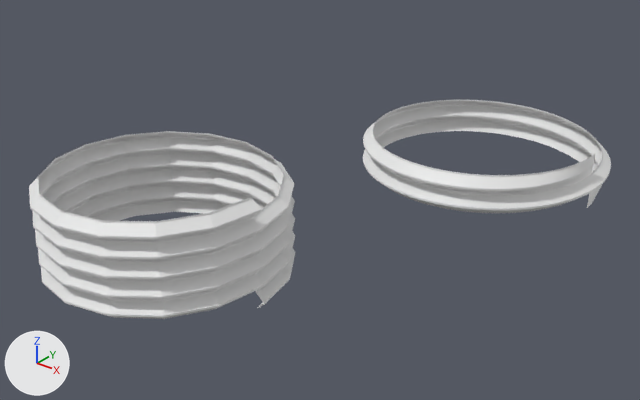
An edit to the Blender file ThreadedBox.blend, drawn before and after from the same camera.
Camera for both pictures: a camera (50 mm lens) standing at (103.1, -199.4, 99.8) and looking at (-27.8, -35.8, -1.6). Arrows for +X, +Y and +Z are at lower left; the lights stay in place.

The older version as bpy lines, for what is in view:
```python
me_threadmesh_001 = bpy.data.meshes.new('ThreadMesh.001')
me_threadmesh_001.from_pydata(...)  # 2570 vertices, 2048 faces; spans x -32.5..32.5, y -32.5..32.5, z 0.0..15.0
me_vert_010 = bpy.data.meshes.new('Vert.010')
me_vert_010.from_pydata([(30.0, 0.0, 0.0), (32.5, 0.0, 2.0), (32.5, 0.0, 2.0), (32.5, 0.0, 2.5), (30.0, 0.0, 4.5), (30.0, 0.0, 5.0)], [(0, 1), (1, 2), (2, 3), (3, 4), (4, 5)], [])
ob_thread = bpy.data.objects.new('Thread', me_threadmesh_001)
ob_thread.location = (0.0, 0.0, 0.0)
ob_vert_010 = bpy.data.objects.new('Vert.010', me_vert_010)
ob_vert_010.location = (-52.5, -67.0, -17.4)
_m = ob_vert_010.modifiers.new('Screw', 'SCREW')
_m.steps = 256
_m.iterations = 5
_m.screw_offset = 5.0
_m.use_smooth_shade = False
```
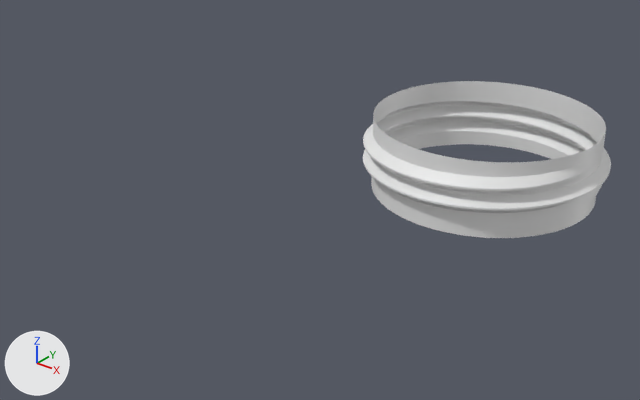
Where the change shows, as pixel boxes (x1, y1, x2, y2) in the pictures (640 x 400 px):
'Vert.010', deleted: before (29, 131, 295, 319)
'Thread', reshaped (39% taller): before (363, 100, 611, 213); after (363, 81, 611, 238)
part 1 of me_threadmesh_001, built on: before (373, 106, 602, 194); after (371, 81, 606, 238)

What changed in the scene script:
```text
Change me_threadmesh_001:
    used by ob_thread; location = (0.0, 0.0, 0.0)
    remove me_threadmesh_001.from_pydata(...)  # 2570 vertices, 2048 faces; spans x -32.5..32.5, y -32.5..32.5, z 0.0..15.0
    add me_threadmesh_001.from_pydata(...)  # 5373 vertices, 5114 faces; spans x -32.5..32.5, y -32.5..32.5, z -2.5..17.5
    me_threadmesh_001 part 1: 257 vertices removed from x -30.0..30.0, y -30.0..30.0, z 5.0..10.0; 3064 vertices added at x -30.0..30.0, y -30.0..30.0, z -2.5..17.5
Remove ob_vert_010:
    ob_vert_010 = bpy.data.objects.new('Vert.010', me_vert_010)
    ob_vert_010.location = (-52.5, -67.0, -17.4)
    _m = ob_vert_010.modifiers.new('Screw', 'SCREW')
    _m.steps = 256
    _m.iterations = 5
    _m.screw_offset = 5.0
    _m.use_smooth_shade = False
```
